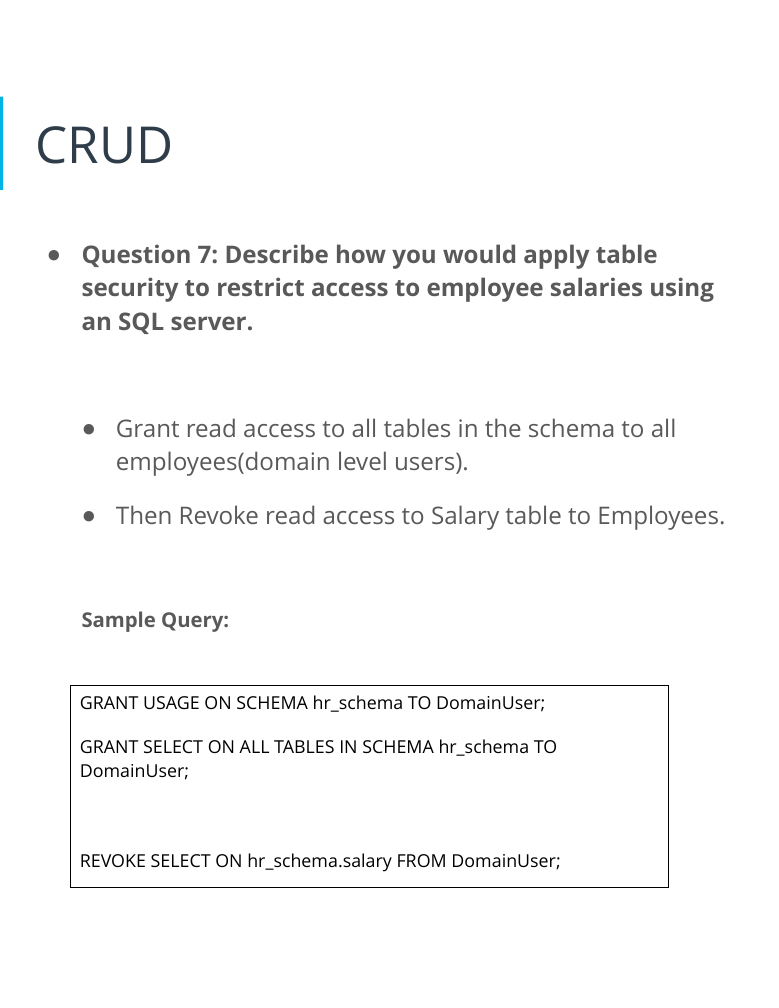
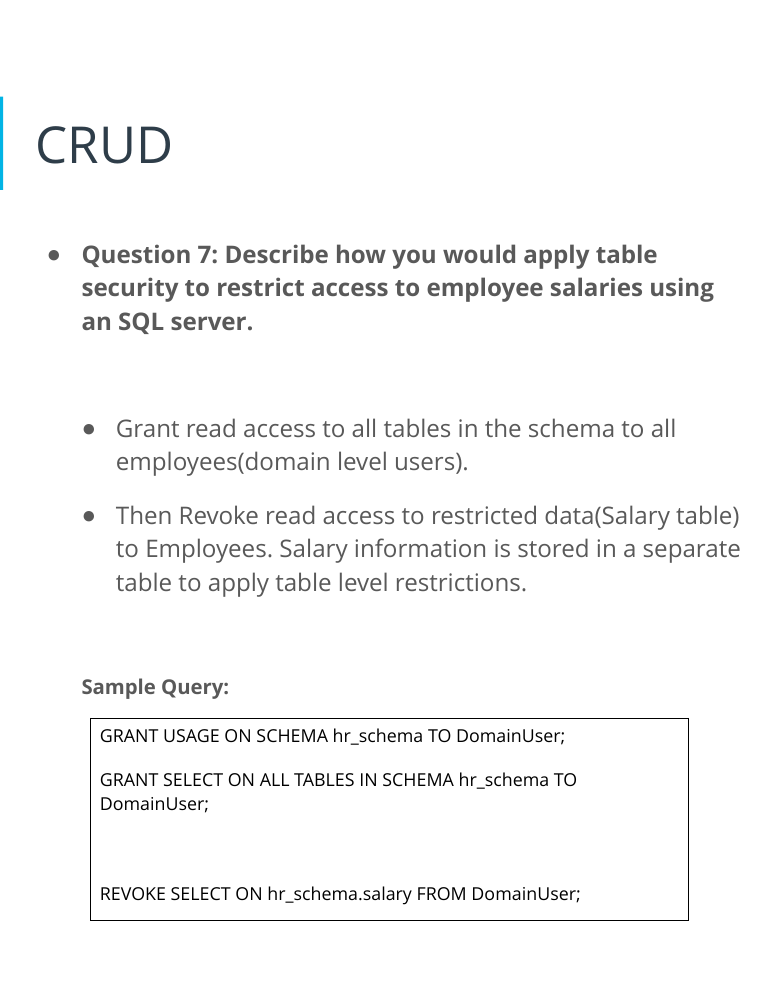
Before and after one commit to its-developer-hub/HR-Database-in-PostgreSQL, a slide deck: slide 33 of Project_Documents/Proposal Document.pptx. Drawn at 779x1008 pixels with LibreOffice and Linux fonts; fonts in the diff are those of the drawing. Boxes give left, top, right and bottom in pixels: in the first picture for what was removed or moved away, otherwise in the second. Text is boxed around its words. In the diff, an @@ line names an element or a change of style, - is before the commit and + after.

```diff
--- a/Project_Documents/Proposal Document.pptx
+++ b/Project_Documents/Proposal Document.pptx
@@ text at box(116, 505, 741, 597): text changed @@
-● Then Revoke read access to Salary table to Employees.
+● Then Revoke read access to restricted data(Salary table) to Employees. Salary information is stored in a separate table to apply table level restrictions.
@@ table: place and size @@
-table at box(71, 686, 668, 888)
+table at box(91, 719, 688, 921)
```
Also in this commit, not shown: 1 other slide changed.
